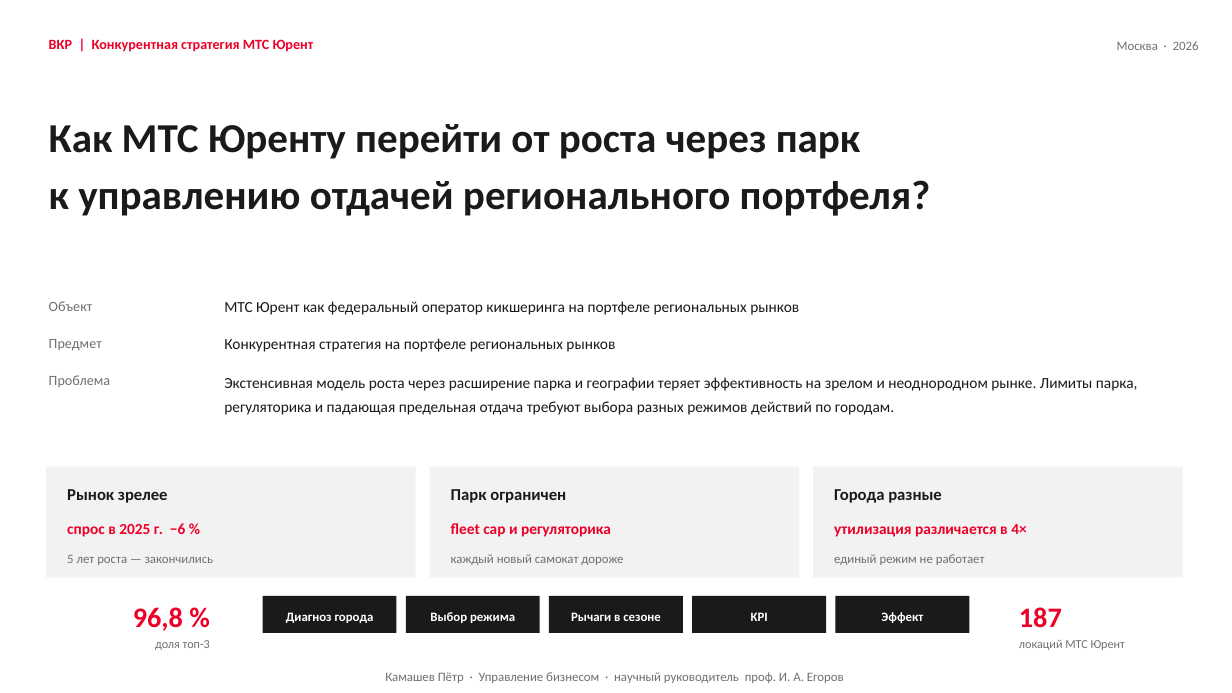
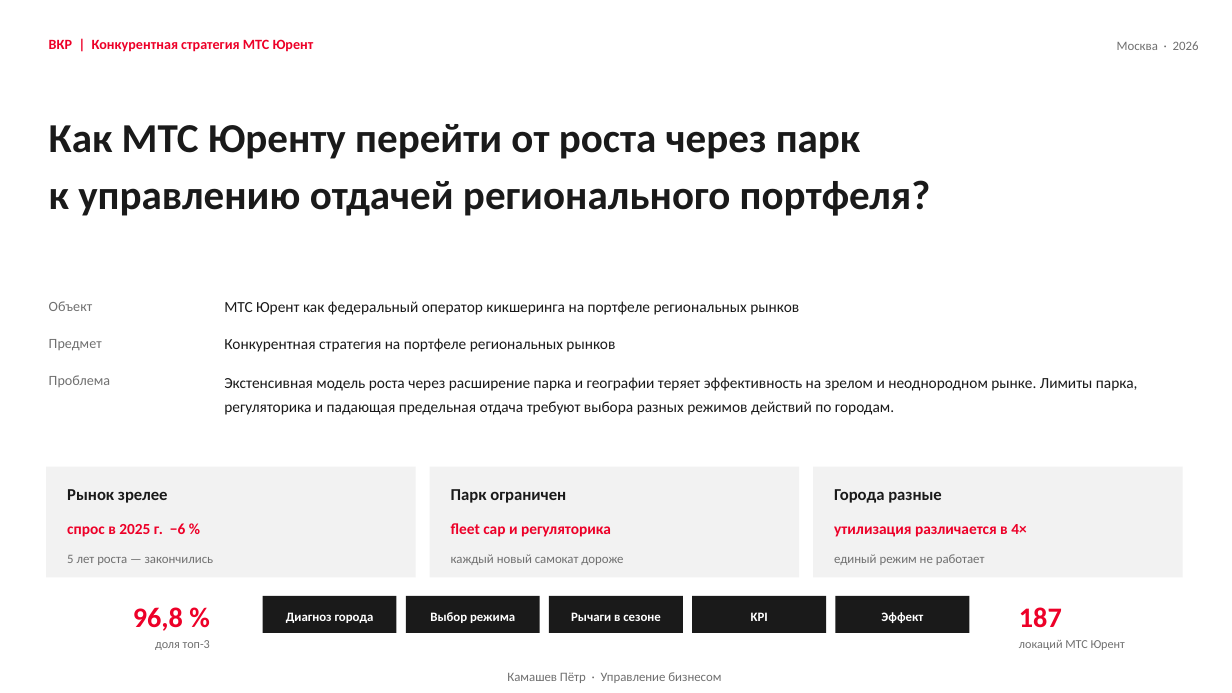
Before and after one commit to alalolop3-hue/-, a slide deck: slide 1 of vkr/VKR_presentation.pptx. Drawn at 1232x693 pixels with LibreOffice and Linux fonts; fonts in the diff are those of the drawing. Boxes give left, top, right and bottom in pixels: in the first picture for what was removed or moved away, otherwise in the second. Text is boxed around its words. In the diff, an @@ line names an element or a change of style, - is before the commit and + after.

```diff
--- a/vkr/VKR_presentation.pptx
+++ b/vkr/VKR_presentation.pptx
@@ text at box(507, 672, 721, 683): text changed @@
-Камашев Пётр · Управление бизнесом · научный руководитель проф. И. А. Егоров
+Камашев Пётр · Управление бизнесом
```
Also in this commit, not shown: 8 other slides changed, 5 slides added, 5 slides removed, 4 other files.
